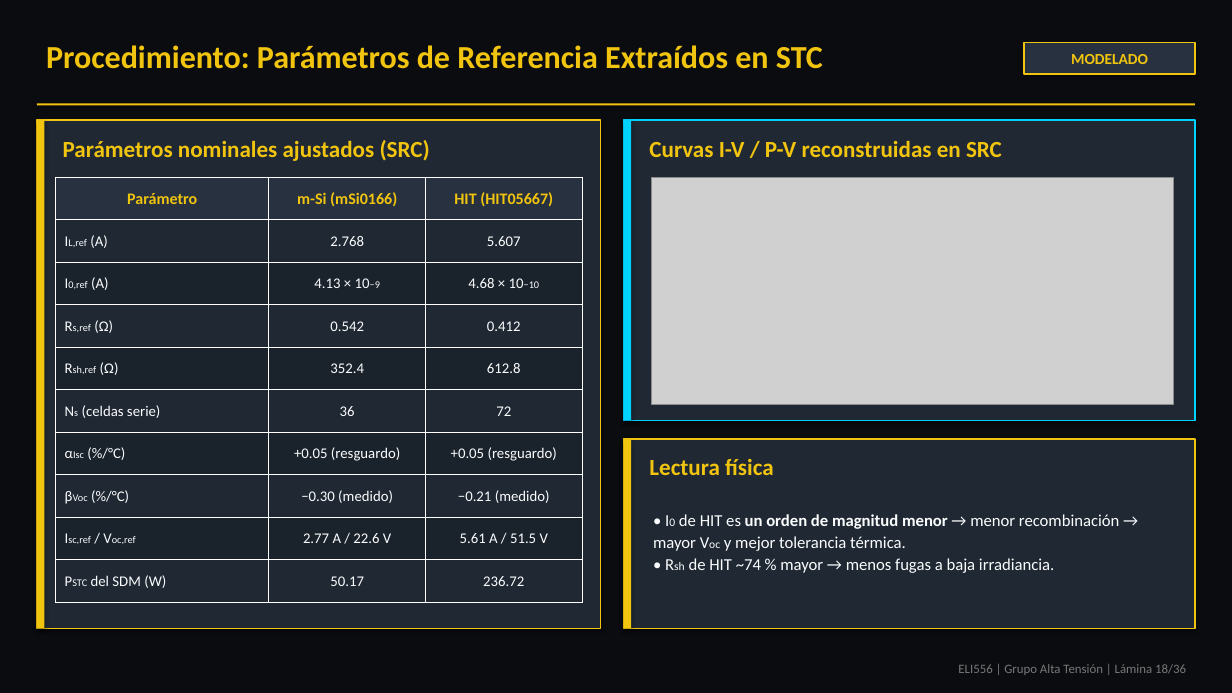
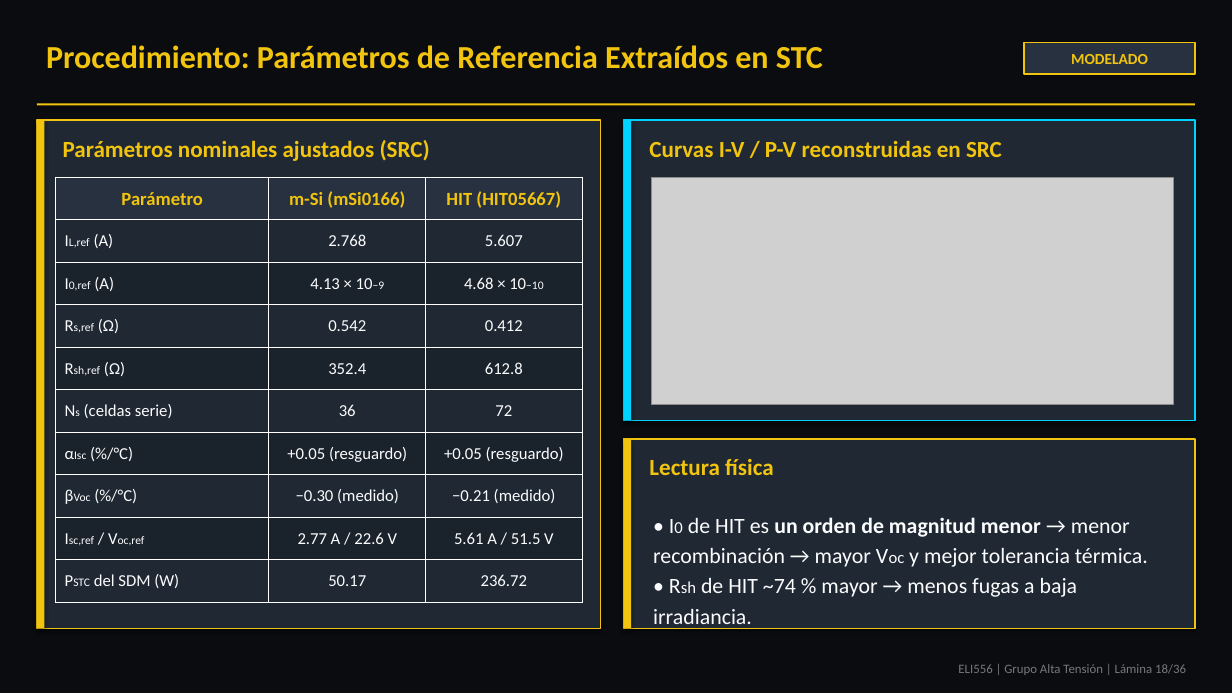
Before and after one commit to theChosen16/t2-paneles, a slide deck: slide 18 of output/Presentacion_Final_ELI556_Atacama_POA_Tarea2_revisado.pptx. Drawn at 1232x693 pixels with LibreOffice and Linux fonts; fonts in the diff are those of the drawing; grey boxes stand for pictures. Boxes give left, top, right and bottom in pixels: in the first picture for what was removed or moved away, otherwise in the second. Text is boxed around its words. In the diff, an @@ line names an element or a change of style, - is before the commit and + after.

Commit message:
style: optimize presentation font sizes, diagram box layouts, and crop circuit equivalent diagram

```diff
--- a/output/Presentacion_Final_ELI556_Atacama_POA_Tarea2_revisado.pptx
+++ b/output/Presentacion_Final_ELI556_Atacama_POA_Tarea2_revisado.pptx
@@ table at (55, 177, 581, 603) @@
@@ size 12.5 to 14.5 pt in "Parámetro", "m-Si (mSi0166)", "HIT (HIT05667)" @@
@@ size 11.5 to 13 pt in "IL,ref (A)", "2.768", "5.607", "I0,ref (A)" and 23 more places @@
@@ size 8 to 9 pt in "IL,ref", "I0,ref", "10−9", "10−10" and 7 more places @@
@@ text "• I0 de HIT es ..." at (653, 517, 1148, 597): size 13 to 17 pt; size 9 to 13 pt in "I0 Voc", "Rsh"; line spacing 1.1 to 1.15 @@
```
Also in this commit, not shown: 31 other slides changed, 10 other files.
